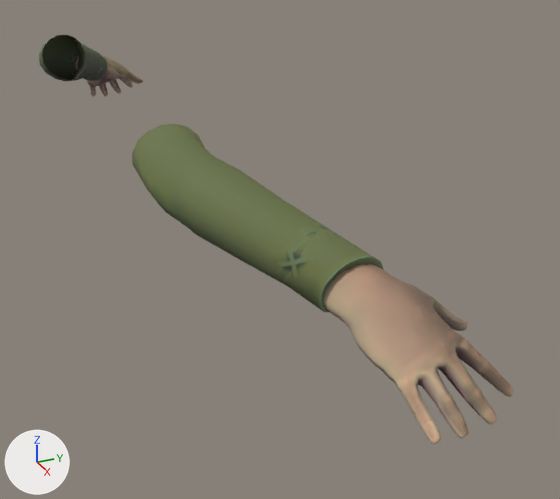
The Blender file Mhmd/Blender/Character/1st Person/Sword_Hands_Anims.blend: old version first, new version second.
One viewpoint serves both versions: a 50 mm lens placed at (1.213, -0.233, 0.206), pointed at (0.141, 0.25, -0.33). Lighting does not change. The marker at lower left points along +X, +Y and +Z.

The scene before the commit, as lines of its bpy script (objects in view):
```python
me_cylinder_015 = bpy.data.meshes.new('Cylinder.015')
me_cylinder_015.from_pydata(...)  # 450 vertices, 448 faces; spans x -0.129..0.128, y -0.128..0.129, z 0.001..0.021
me_cylinder_015.materials.append(mat_plate_mat)  # white #e7e7e7
me_hair_base1_003 = bpy.data.meshes.new('Hair_Base1.003')
me_hair_base1_003.from_pydata(...)  # 2254 vertices, 2325 faces; spans x -0.75..0.75, y -0.152..0.117, z 1.2..1.42
# faces by material slot: [2004, 321]
me_hair_base1_003.materials.append(mat_mc_body)
me_hair_base1_003.materials.append(mat_mc_clothing)
ob_hands = bpy.data.objects.new('hands', me_hair_base1_003)
ob_hands.location = (0.0, 0.121, -1.458)
ob_plate_lp = bpy.data.objects.new('Plate_LP', me_cylinder_015)
ob_plate_lp.location = (0.0, 0.0, 0.0)
ob_plate_lp.hide_set(True)
```
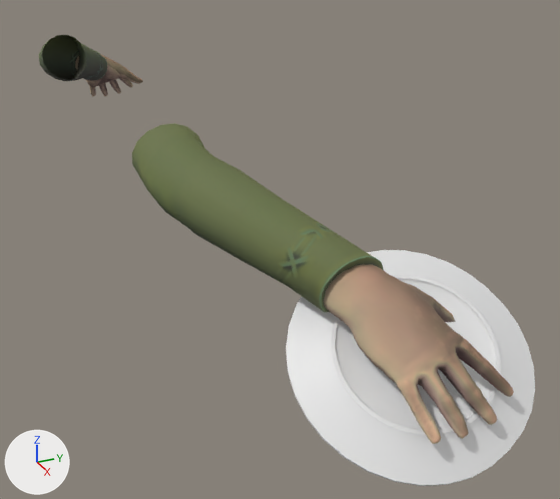
Where the newer file only moved an object's origin or applied its transform, the numbers keep the older frame.

Location of each change, (x1, y1, x2, y2) in pixels of the pictures (560 x 499 px):
'Plate_LP', shown
    after: (286, 250, 535, 486)

Patch to the scene script:
```diff
--- a/Mhmd/Blender/Character/1st Person/Sword_Hands_Anims.blend.py
+++ b/Mhmd/Blender/Character/1st Person/Sword_Hands_Anims.blend.py
@@ me_cylinder_015 @@
 me_cylinder_015.from_pydata(...)  # 450 vertices, 448 faces; spans x -0.129..0.128, y -0.128..0.129, z 0.001..0.021
 # used by ob_plate_lp; location = (0.0, 0.0, 0.0)
+# me_cylinder_015 part 1: the whole mesh is multiplied about its middle by the matrix ((0.79, 0.281, -0.546), (0.396, -0.913, 0.103), (-0.469, -0.297, -0.832)), then moved by (0.658, 0.164, -0.227)
 me_cylinder_015.materials.append(mat_plate_mat)
@@ ob_plate_lp @@
 ob_plate_lp.location = (0.0, 0.0, 0.0)
-ob_plate_lp.hide_set(True)
```
